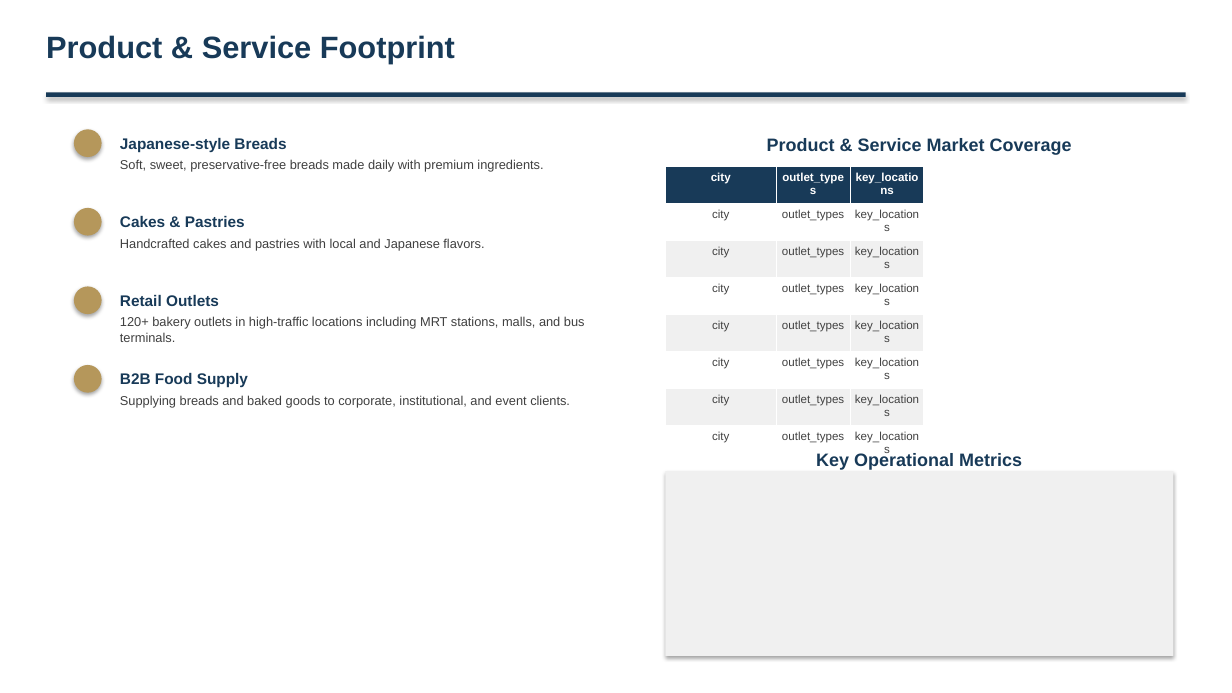
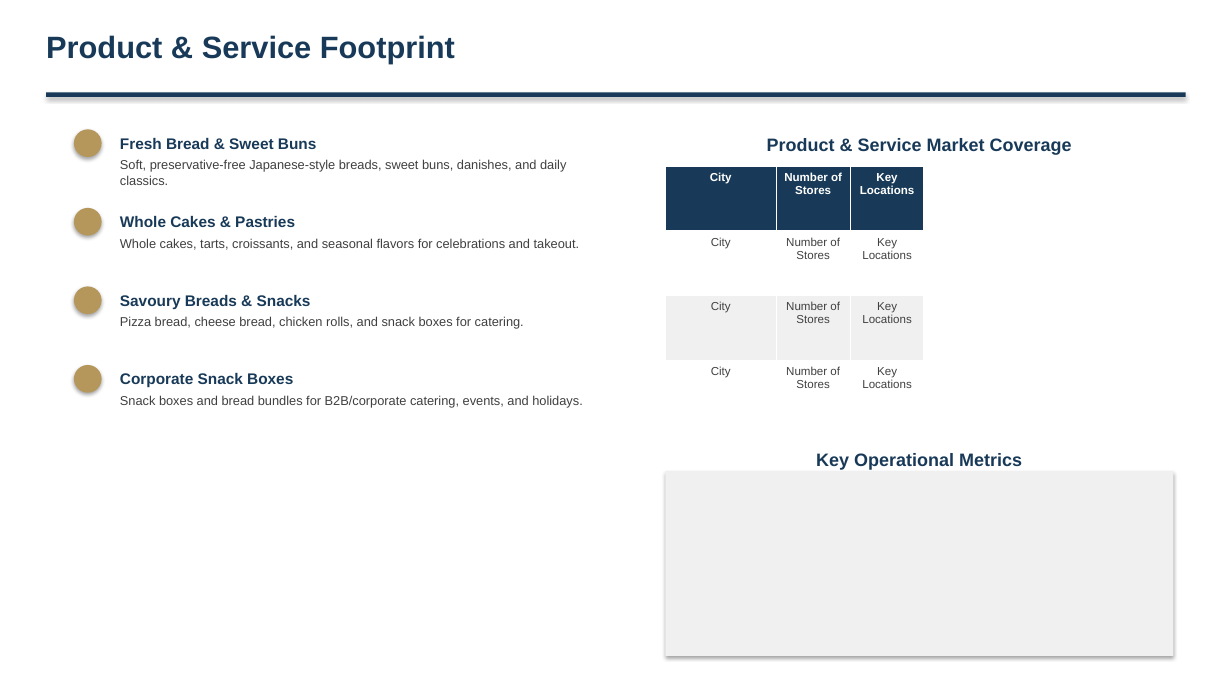
Before and after one commit to alinvb/slide_generator, a slide deck: slide 3 of ai_generated_deck.pptx. Drawn at 1232x693 pixels with LibreOffice and Linux fonts; fonts in the diff are those of the drawing. Boxes give left, top, right and bottom in pixels: in the first picture for what was removed or moved away, otherwise in the second. Text is boxed around its words. In the diff, an @@ line names an element or a change of style, - is before the commit and + after.

```diff
--- a/ai_generated_deck.pptx
+++ b/ai_generated_deck.pptx
@@ text at [120,138,316,149]: text changed @@
-Japanese-style Breads
+Fresh Bread & Sweet Buns
@@ text at [120,159,566,185]: text changed @@
-Soft, sweet, preservative-free breads made daily with premium ingredients.
+Soft, preservative-free Japanese-style breads, sweet buns, danishes, and daily classics.
@@ table at [665,166,924,425] @@
-row 1: city | outlet_types | key_locations
-row 2: city | outlet_types | key_locations
-row 3: city | outlet_types | key_locations
-row 4: city | outlet_types | key_locations
-row 5: city | outlet_types | key_locations
-row 6: city | outlet_types | key_locations
-row 7: city | outlet_types | key_locations
-row 8: city | outlet_types | key_locations
+row 1: City | Number of Stores | Key Locations
+row 2: City | Number of Stores | Key Locations
+row 3: City | Number of Stores | Key Locations
+row 4: City | Number of Stores | Key Locations
@@ text at [120,216,295,227]: text changed @@
-Cakes & Pastries
+Whole Cakes & Pastries
@@ text at [120,238,579,250]: text changed @@
-Handcrafted cakes and pastries with local and Japanese flavors.
+Whole cakes, tarts, croissants, and seasonal flavors for celebrations and takeout.
@@ text at [120,295,311,309]: text changed @@
-Retail Outlets
+Savoury Breads & Snacks
@@ text at [120,316,524,329]: text changed @@
-120+ bakery outlets in high-traffic locations including MRT stations, malls, and bus terminals.
+Pizza bread, cheese bread, chicken rolls, and snack boxes for catering.
@@ text at [120,373,293,388]: text changed @@
-B2B Food Supply
+Corporate Snack Boxes
@@ text at [120,395,582,408]: text changed @@
-Supplying breads and baked goods to corporate, institutional, and event clients.
+Snack boxes and bread bundles for B2B/corporate catering, events, and holidays.
```
Also in this commit, not shown: 12 other slides changed, 5 slides added, 4 slides removed, 2 other files.
